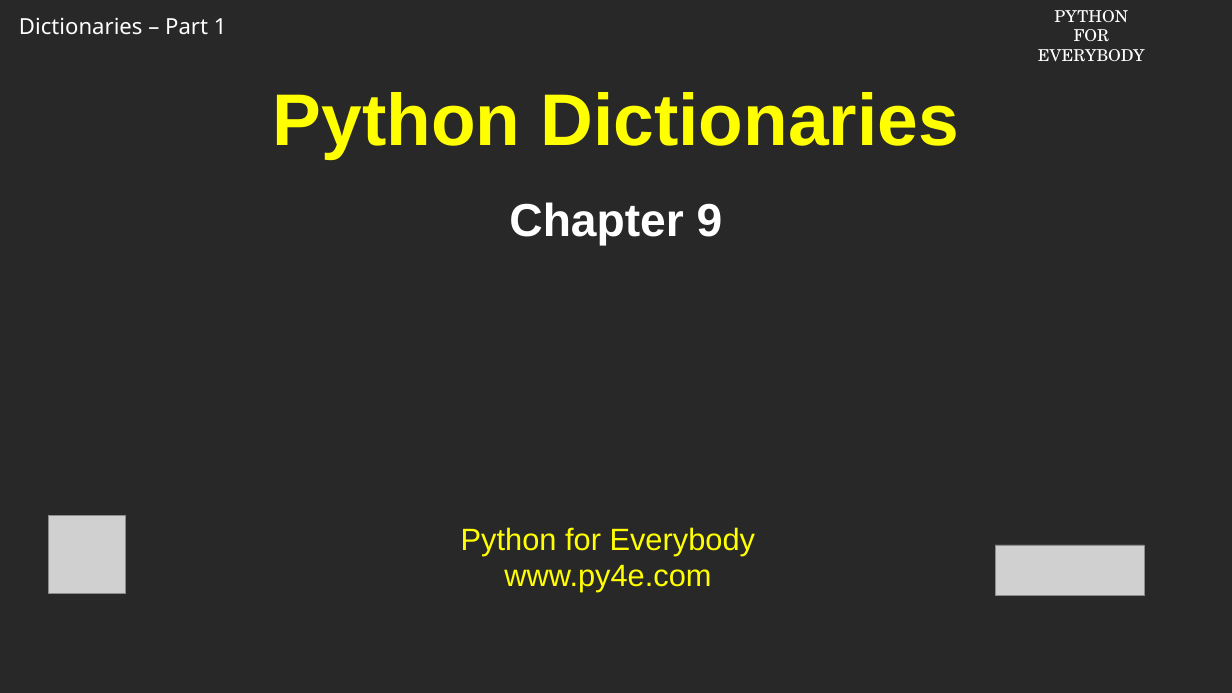
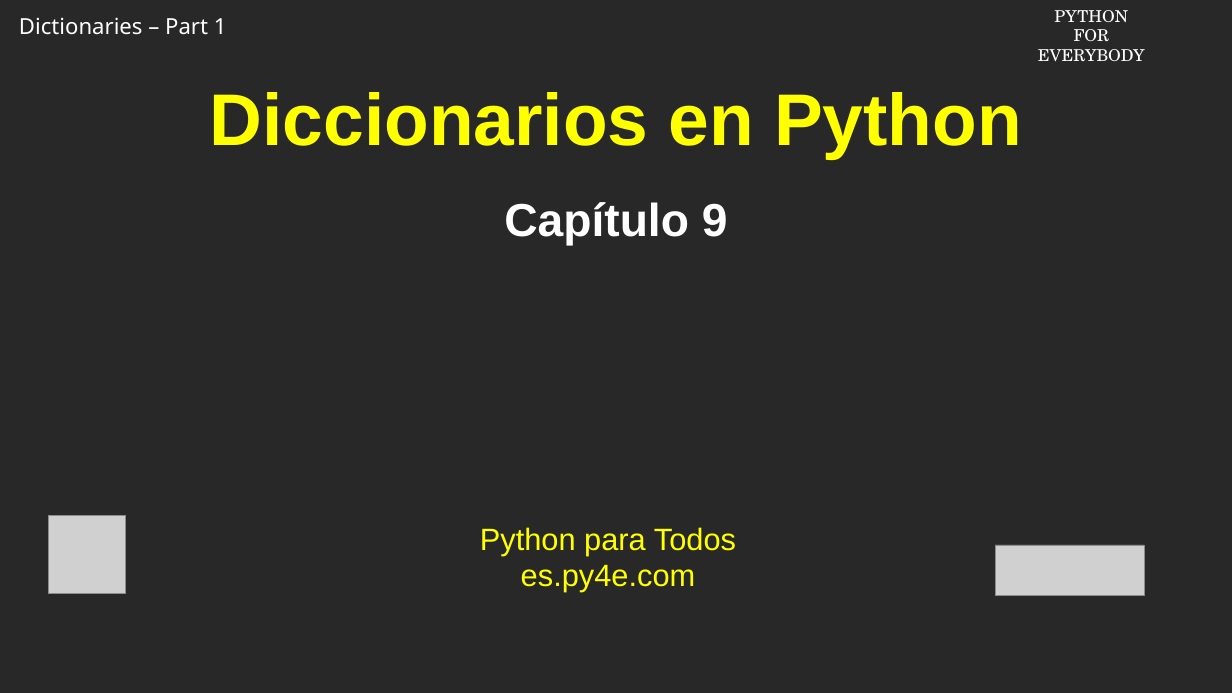
Before and after one commit to csev/py4e, a slide deck: slide 1 of ai/9.1.pptx. Drawn at 1232x693 pixels with LibreOffice and Linux fonts; fonts in the diff are those of the drawing; grey boxes stand for pictures; background and template pictures are left out. Boxes give left, top, right and bottom in pixels: in the first picture for what was removed or moved away, otherwise in the second. Text is boxed around its words. In the diff, an @@ line names an element or a change of style, - is before the commit and + after.

```diff
--- a/ai/9.1.pptx
+++ b/ai/9.1.pptx
@@ title at box(210, 92, 1022, 159): text changed @@
-Python Dictionaries
+Diccionarios en Python
@@ text at box(504, 202, 728, 246): text changed @@
-Chapter 9
+Capítulo 9
@@ text at box(480, 527, 736, 592): text changed @@
-Python for Everybody
-www.py4e.com
+Python para Todos
+es.py4e.com
```
Also in this commit, not shown: 4 other slides changed, 5 slides added, 5 slides removed.
